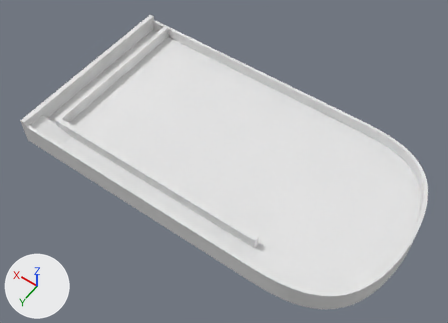
Before and after pictures for a commit that changed the Blender file Assets/Materials/fortunabase3.blend.
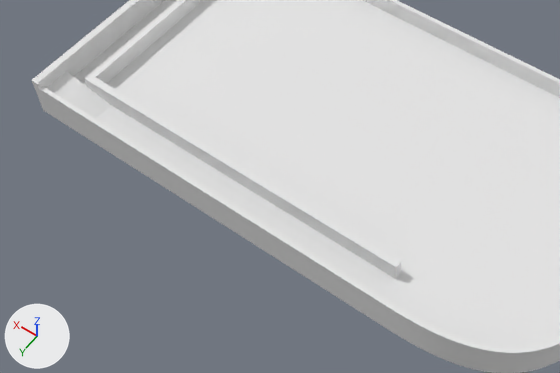
The first picture shows the older version from a 50 mm lens placed at (-2.96, 6.34, 9.52), pointed at (1.4, 0.23, -0.07). The close-ups show both versions on the part from 0% to 80% of the width and 21% to 96% of the height of that picture. Arrows for +X, +Y and +Z are at lower left; the lights stay in place.
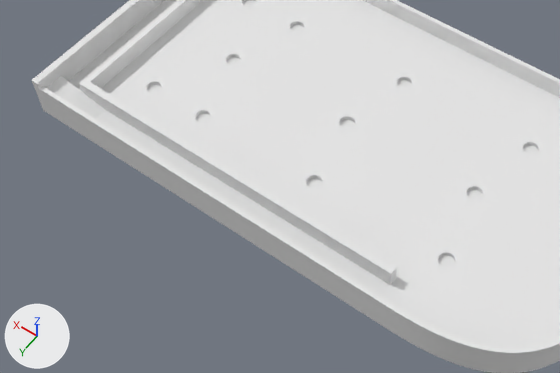
Location of each change, [x1, y1, x2, y2] in pixels of the close-ups (560 x 373 px):
part 1 of me_cube_003, built on
    before: [63, 73, 401, 278]
    after: [63, 0, 541, 293]

Diff of the bpy script that builds the scene:
```diff
--- a/Assets/Materials/fortunabase3.blend.py
+++ b/Assets/Materials/fortunabase3.blend.py
@@ me_cube_003 @@
 # used by ob_cube; location = (0.0, 0.0, 0.0); scale = (2.5, 2.0, 0.25)
-me_cube_003.from_pydata(...)  # 14437 vertices, 13685 faces, 3 loose edges; spans x -0.96..2.03, y -1.0..1.0, z -1.0..1.4
+me_cube_003.from_pydata(...)  # 14883 vertices, 14186 faces, 3 loose edges; spans x -0.96..2.03, y -1.0..1.0, z -1.0..1.4
+# me_cube_003 part 1: 4 vertices moved from x -0.08..1.99, y 0.72..0.77, z 0.0..1.0 to x -0.08..1.99, y 0.77..0.82, z 0.0..1.0; 5 vertices removed from x 1.81..1.99, y 0.72..0.77, z 0.0..1.0; 451 vertices added at x -0.8..1.99, y -0.97..0.85, z -0.24..1.0
```
